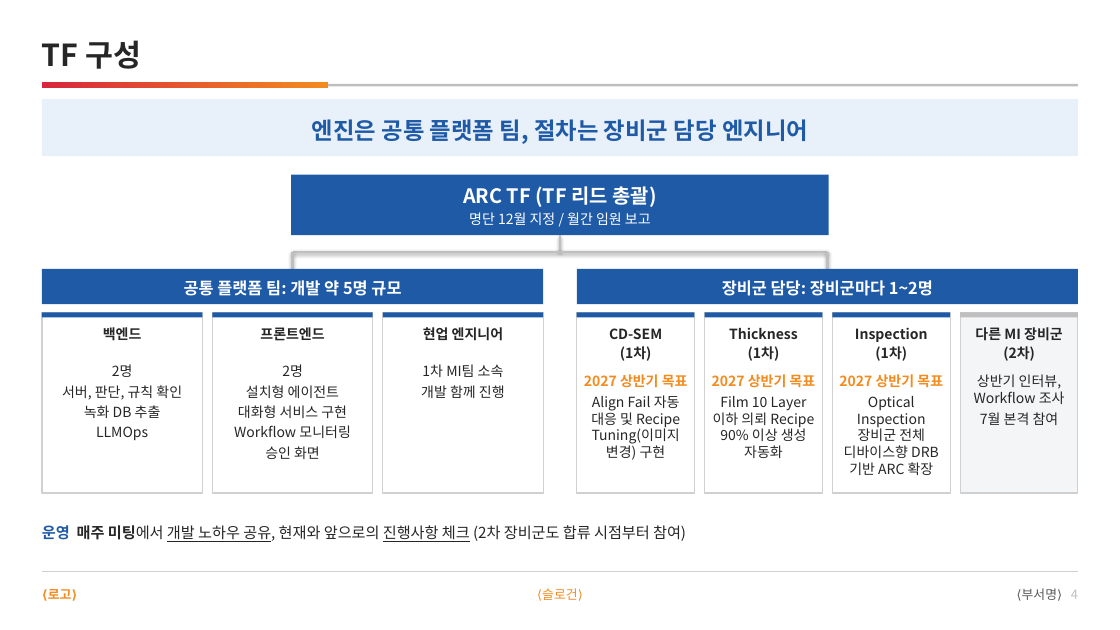
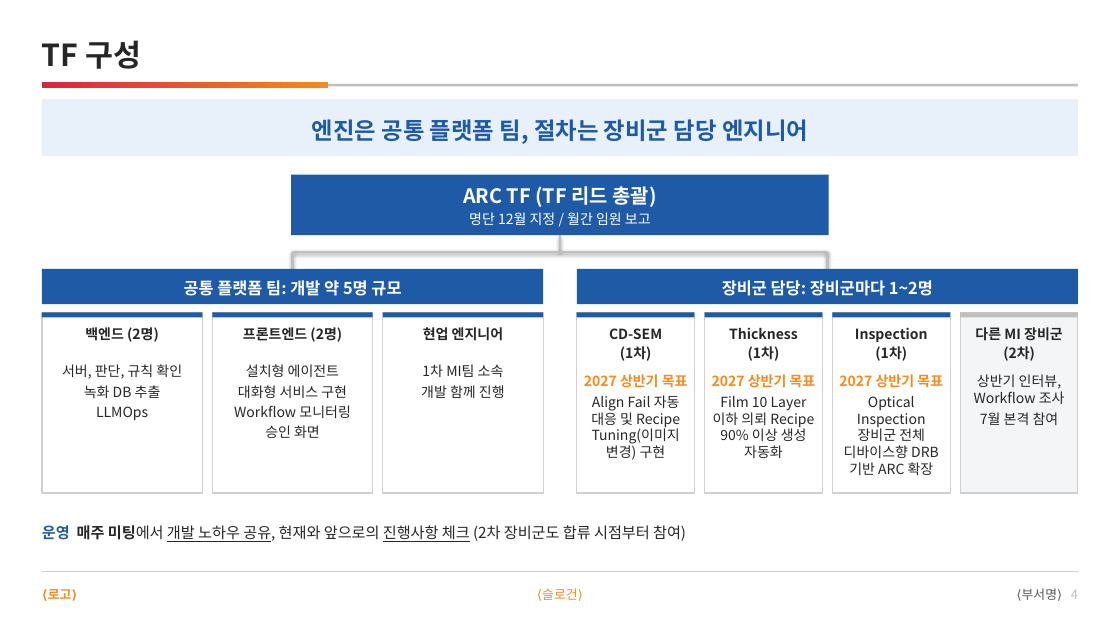
Before and after one commit to DarrenKoi/pm_notes, a slide deck: slide 4 of my-task/arc-tf/deliverables/arc-tf-exec-summary.pptx. Drawn at 1120x630 pixels with LibreOffice and Linux fonts; fonts in the diff are those of the drawing. Boxes give left, top, right and bottom in pixels: in the first picture for what was removed or moved away, otherwise in the second. Text is boxed around its words. In the diff, an @@ line names an element or a change of style, - is before the commit and + after.

```diff
--- a/my-task/arc-tf/deliverables/arc-tf-exec-summary.pptx
+++ b/my-task/arc-tf/deliverables/arc-tf-exec-summary.pptx
@@ text at [85, 327, 159, 342]: text changed @@
-백엔드
+백엔드 (2명)
@@ text at [243, 327, 342, 342]: text changed @@
-프론트엔드
+프론트엔드 (2명)
@@ text at [62, 364, 182, 379]: less space between paragraphs @@
@@ text at [112, 364, 133, 377]: paragraph removed @@
-2명
@@ text at [246, 364, 339, 377]: less space between paragraphs @@
@@ text at [282, 364, 303, 377]: paragraph removed @@
-2명
```
Also in this commit, not shown: 5 other files.
